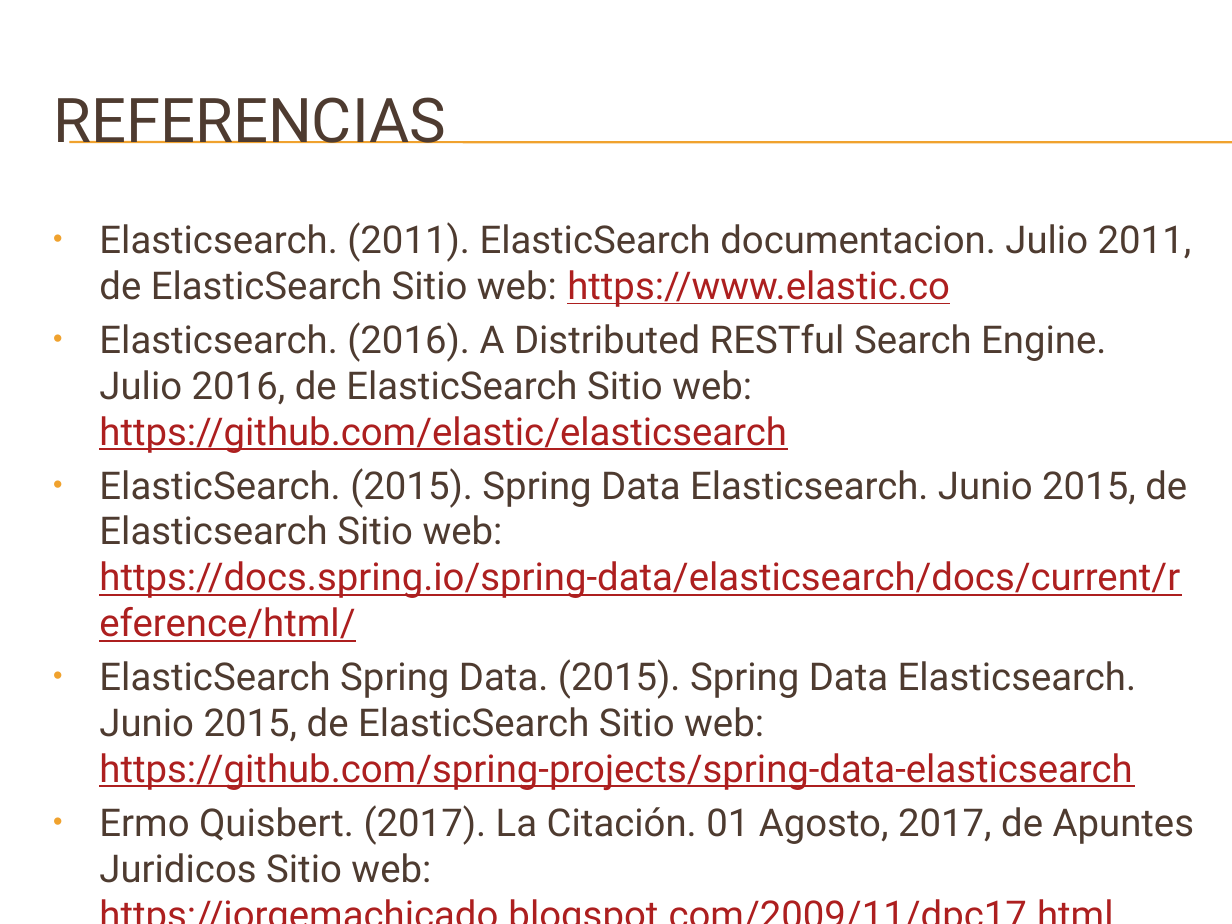
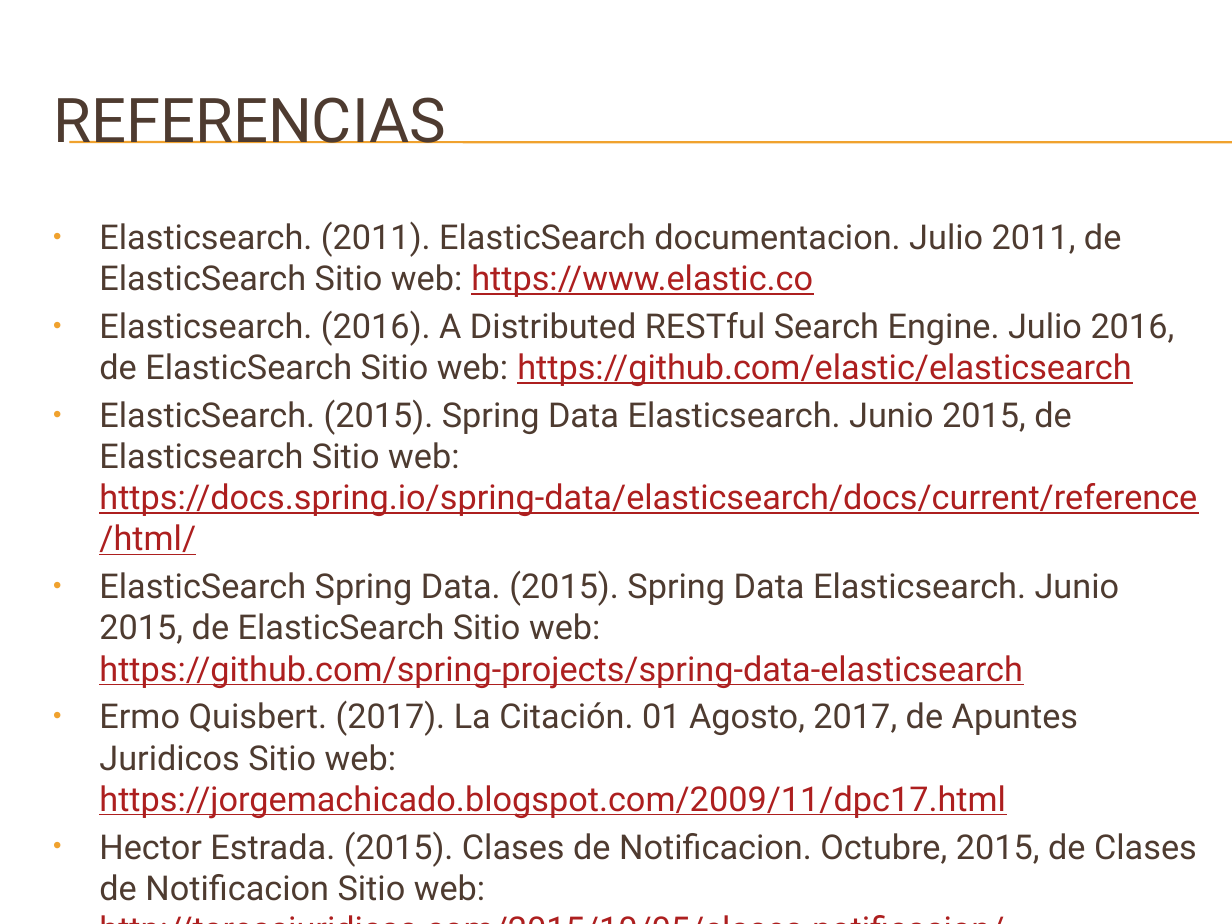
Before and after one commit to danielrpg/searchEngineAPI, a slide deck: slide 24 of document/LOGICA_DE_NEGOCIOS.pptx (slide 19 before the commit). Drawn at 1232x924 pixels with LibreOffice and Linux fonts; fonts in the diff are those of the drawing; background and template pictures are left out. Boxes give left, top, right and bottom in pixels: in the first picture for what was removed or moved away, otherwise in the second. Text is boxed around its words. In the diff, an @@ line names an element or a change of style, - is before the commit and + after.

```diff
--- a/document/LOGICA_DE_NEGOCIOS.pptx
+++ b/document/LOGICA_DE_NEGOCIOS.pptx
@@ text at [99, 221, 1197, 819]: size 22.4 to 20 pt in "Elasticsearch. (2011). ElasticSearch documentacion. Julio 20 ...", "Elasticsearch. (2016). A Distributed RESTful Search Engine. ...", "ElasticSearch. (2015). Spring Data Elasticsearch. Junio 2015 ...", "ElasticSearch Spring Data. (2015). Spring Data Elasticsearch ..." and 1 more places @@
@@ text at [99, 832, 1197, 901]: paragraph added @@
+• Hector Estrada. (2015). Clases de Notificacion. Octubre, 2015, de Clases de Notificacion Sitio web: http://tareasjuridicas.com/2015/10/05/clases-notificacion/
```
Also in this commit, not shown: 5 slides added, 2 other files.
